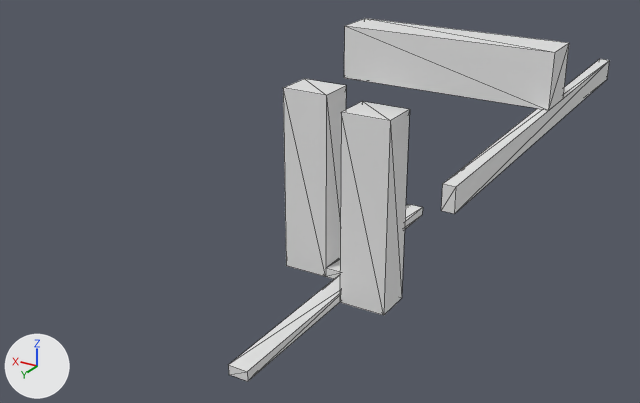
One commit to the OBJ model Data/bmc/tiles_structure/t_237.obj: the scene before it, then after it.
The view is the same before and after, from a 50 mm lens placed at (-1.015, 1.804, 0.616), pointed at (0.029, 0.063, -0.254). Lighting does not change. The marker at lower left points along +X, +Y and +Z. Mesh edges are drawn as thin lines. Where no turn or scale is listed for an object, it has been applied to the vertices.

Script lines for the objects in view, before the commit:
```python
me_t_237 = bpy.data.meshes.new('t_237')
me_t_237.from_pydata(...)  # 44 vertices, 72 faces; spans x -0.5..0.175, y -0.5..0.5, z -0.5..0.175
ob_t_237 = bpy.data.objects.new('t_237', me_t_237)
ob_t_237.location = (0.0, 0.0, 0.0)
```
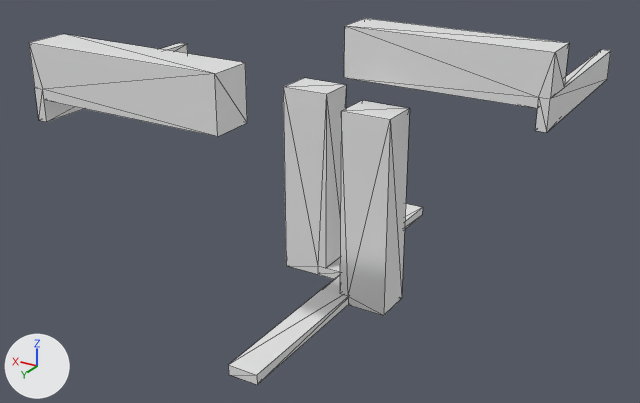
Changed parts and their boxes [x1, y1, x2, y2] in the pictures (640 x 403 px; the box of a moved part takes in the faces that stretch with it):
't_237', reshaped (52% wider)
    before: [228, 18, 610, 381]
    after: [29, 18, 611, 385]
part 1 of me_t_237, added
    after: [29, 34, 247, 137]
part 2 of me_t_237, moved or reshaped
    before: [229, 18, 610, 381]
    after: [229, 18, 611, 385]

The change, as a list of edits to the scene's bpy script:
```text
Change me_t_237:
    used by ob_t_237; location = (0.0, 0.0, 0.0)
    remove me_t_237.from_pydata(...)  # 44 vertices, 72 faces; spans x -0.5..0.175, y -0.5..0.5, z -0.5..0.175
    add me_t_237.from_pydata(...)  # 70 vertices, 128 faces; spans x -0.5..0.5, y -0.5..0.5, z -0.5..0.175
    me_t_237 part 1: a new loose piece of 18 vertices spanning x 0.0..0.5, y 0.0..0.5, z 0.0..0.175
    me_t_237 part 2
    23 vertices are removed from x -0.5..0.175, y -0.5..0.5, z -0.5..0.05
    67 faces are deleted
    1 vertex moves from x -0.475, y -0.5, z 0.05 to x -0.5, y -0.5, z 0.075
    31 vertices are added at x -0.5..0.175, y -0.5..0.5, z -0.5..0.075
    91 new faces join them
```
